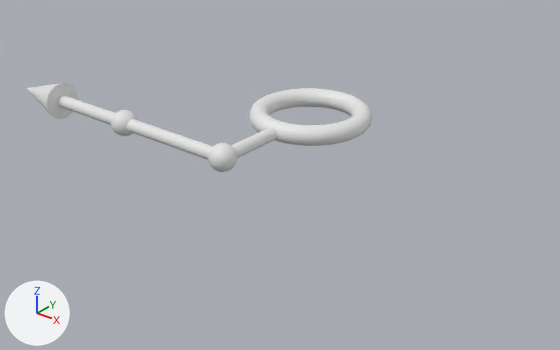
Before and after pictures for a commit that changed the OBJ model Assets/Modules/Azure/Assets/Arrows/Arrow-066.obj.
Both versions are drawn from a 50 mm camera at (3.32, -4.52, 2.2) aimed at (0.08, -0.47, -0.31). Every picture has the same lights, and +X, +Y and +Z are marked at lower left. Where no turn or scale is listed for an object, it has been applied to the vertices. Vertices at the same position are counted once.

Names of what the first picture shows: 'Arrow-066'.
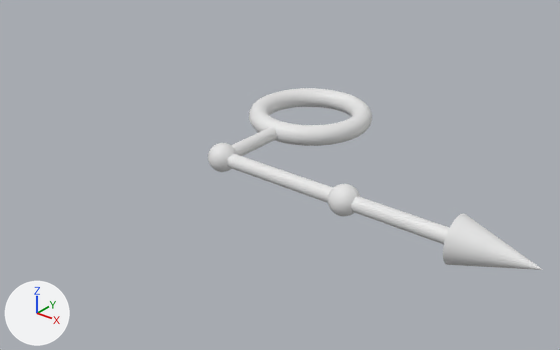
Boxes [x1, y1, x2, y2] around the edits, measured in the pictures (560 x 350 px; the box of a moved part takes in the faces that stretch with it):
'Arrow-066', reshaped (103% taller): before [26, 83, 372, 172]; after [208, 88, 543, 270]
part 1 of me_arrow_066, moved or reshaped: before [26, 83, 78, 119]; after [443, 213, 543, 270]
part 2 of me_arrow_066, added: after [328, 184, 360, 216]
part 3 of me_arrow_066, deleted: before [111, 110, 137, 136]
part 4 of me_arrow_066, moved or reshaped: before [57, 95, 216, 164]; after [210, 154, 449, 244]

Patch to the scene script:
```diff
--- a/Assets/Modules/Azure/Assets/Arrows/Arrow-066.obj.py
+++ b/Assets/Modules/Azure/Assets/Arrows/Arrow-066.obj.py
@@ me_arrow_066 @@
 # used by ob_arrow_066; location = (0.0, 0.0, 0.0)
-me_arrow_066.from_pydata(...)  # 3251 vertices, 3142 faces; spans x -2.25..0.47, y -1.15..0.47, z -0.15..0.15
+me_arrow_066.from_pydata(...)  # 3250 vertices, 3142 faces; spans x -0.47..2.25, y -1.15..0.47, z -0.15..0.15
+# me_arrow_066 part 1: the loose piece of 33 vertices spanning x -2.25..-1.75, y -1.15..-0.85, z -0.15..0.15 is turned 180 degrees about the y axis through the mesh origin
+# me_arrow_066 part 2: a new loose piece of 1009 vertices spanning x 0.9..1.1, y -1.1..-0.9, z -0.1..0.1
+# me_arrow_066 part 3: the loose piece of 1010 vertices spanning x -1.1..-0.9, y -1.1..-0.9, z -0.1..0.1 is deleted
+# me_arrow_066 part 4
+# 64 vertices are removed from x -2.0..-1.0, y -1.05..-0.95, z -0.05..0.05
+# 139 faces are deleted
+# 4 vertices move within x -0.02..0.02, y -1.1..-0.9, z 0.0
+# 32 new vertices lie (1.0, 0.0, 0.0) away from vertices in x 0.0, y -1.05..-0.95, z -0.05..0.05
+# 32 new vertices lie (1.0, 0.0, 0.0) away from vertices in x 1.0, y -1.05..-0.95, z -0.05..0.05
+# 139 new faces join them
```
